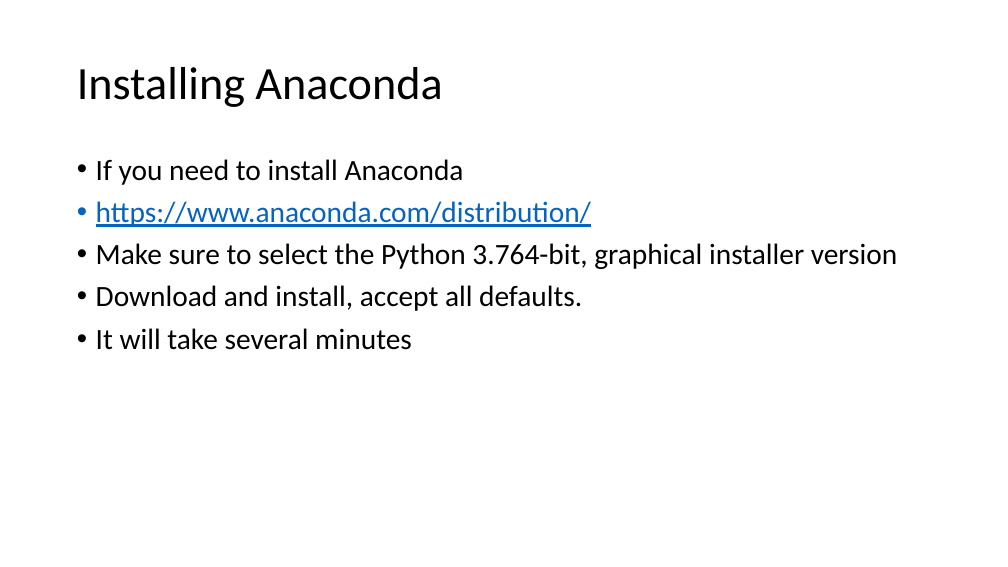
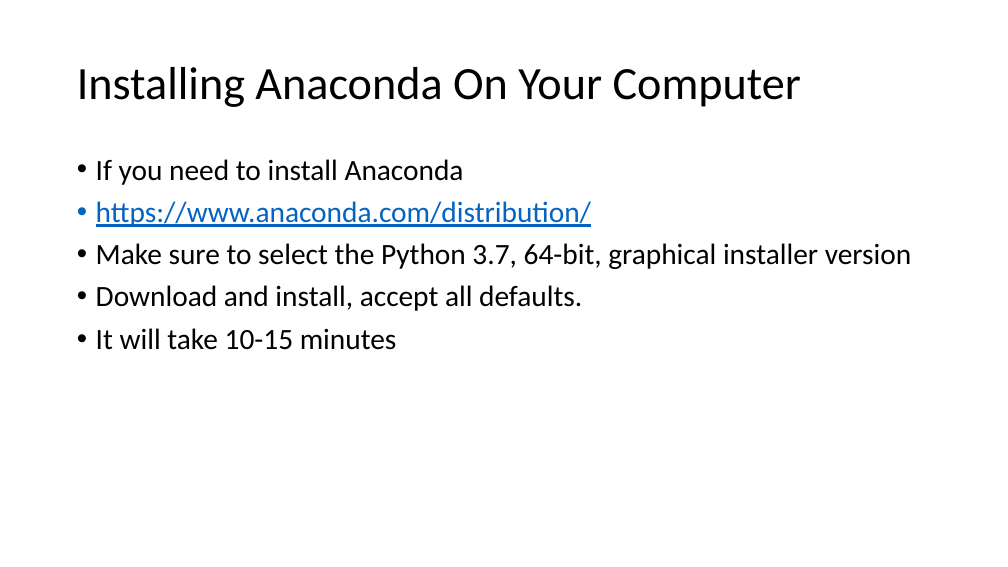
Before and after one commit to mike-babb/intro_to_python, a slide deck: slide 2 of Installing Anaconda and Geopandas.pptx. Drawn at 1008x567 pixels with LibreOffice and Linux fonts; fonts in the diff are those of the drawing. Boxes give left, top, right and bottom in pixels: in the first picture for what was removed or moved away, otherwise in the second. Text is boxed around its words. In the diff, an @@ line names an element or a change of style, - is before the commit and + after.

```diff
--- a/Installing Anaconda and Geopandas.pptx
+++ b/Installing Anaconda and Geopandas.pptx
@@ title at (x1=77, y1=67, x2=801, y2=107): text changed @@
-Installing Anaconda
+Installing Anaconda On Your Computer
@@ text at (x1=96, y1=243, x2=911, y2=269): text changed @@
-• Make sure to select the Python 3.764-bit, graphical installer version
+• Make sure to select the Python 3.7, 64-bit, graphical installer version
@@ text at (x1=96, y1=328, x2=397, y2=350): text changed @@
-• It will take several minutes
+• It will take 10-15 minutes
```
Also in this commit, not shown: 1 other slide changed, 8 slides added, 2 slides removed, 36 other files.
